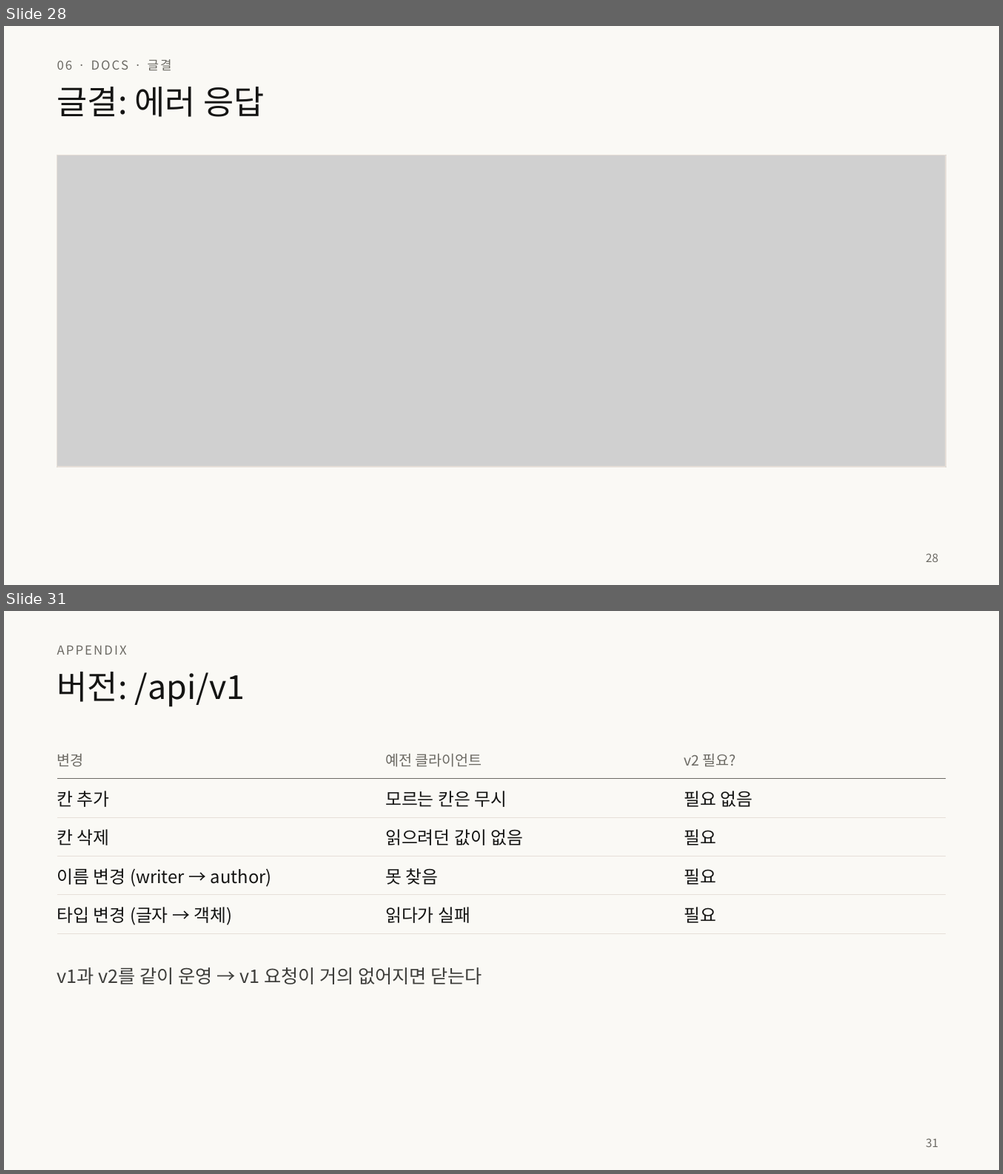
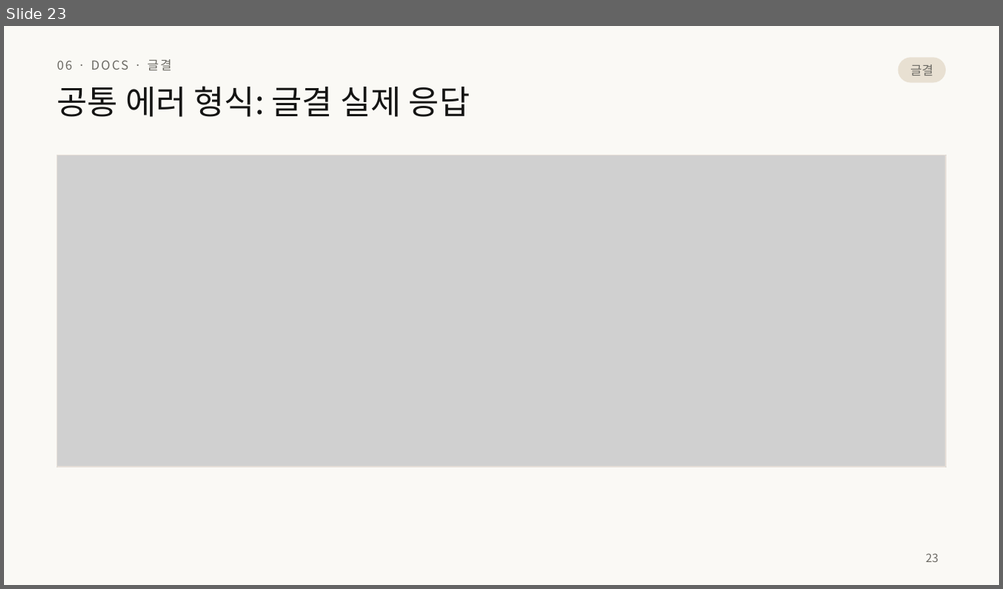
Before and after one commit to home-blog/docs-RESTful, a slide deck: 발표/RESTful-API-설계.pptx. Shown one above the other, each under a label of ours: slides 28 and 31 before the commit, slide 23 after it; the slides between them are not shown. The pictures are 1003x1174 and 1003x589 pixels, drawn with LibreOffice and Linux fonts; fonts in the diff are those of the drawing; grey boxes stand for pictures. Boxes give left, top, right and bottom in pixels: in the first picture for what was removed or moved away, otherwise in the second. Text is boxed around its words. In the diff, an @@ line names an element or a change of style, - is before the commit and + after.

```diff
--- a/발표/RESTful-API-설계.pptx
+++ b/발표/RESTful-API-설계.pptx
@@ slide 31 removed at (x1=4, y1=611, x2=999, y2=1170), background #FAF9F5 @@
@@ text removed at (x1=57, y1=645, x2=127, y2=655) @@
-APPENDIX
@@ title removed at (x1=57, y1=672, x2=245, y2=707) @@
-버전: /api/v1
@@ table removed at (x1=57, y1=740, x2=945, y2=928), 5 rows, 3 columns @@
-변경 | 예전 클라이언트 | v2 필요?
-칸 추가 | 모르는 칸은 무시 | 필요 없음
-칸 삭제 | 읽으려던 값이 없음 | 필요
-이름 변경 (writer → author) | 못 찾음 | 필요
-타입 변경 (글자 → 객체) | 읽다가 실패 | 필요
@@ text removed at (x1=57, y1=968, x2=483, y2=985) @@
-v1과 v2를 같이 운영 → v1 요청이 거의 없어지면 닫는다
@@ page number removed at (x1=925, y1=1139, x2=938, y2=1147) @@
-31
@@ what was slide 28 is now slide 23 @@
@@ slide 23 changed as well @@
@@ rounded rectangle added at (x1=898, y1=57, x2=945, y2=83), fill #E8E0D2 @@
@@ text added at (x1=910, y1=64, x2=933, y2=76), 12 pt, text #6C6A64 @@
+글결
@@ title at (x1=57, y1=86, x2=469, y2=117): text changed @@
-글결: 에러 응답
+공통 에러 형식: 글결 실제 응답
@@ page number at (x1=925, y1=554, x2=938, y2=562): text changed @@
-28
+23
```
Also in this commit, not shown: 10 other slides changed, 23 slides added, 22 other slides removed, 4 other files.
